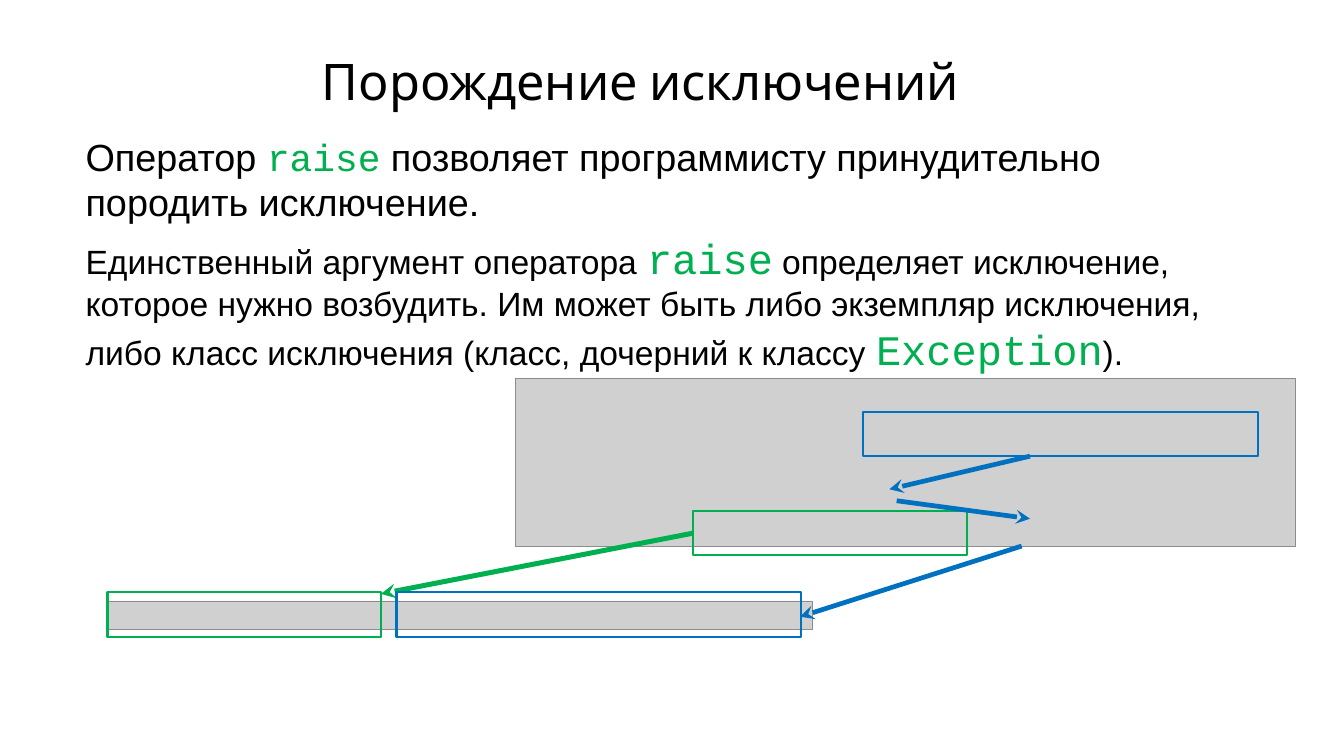
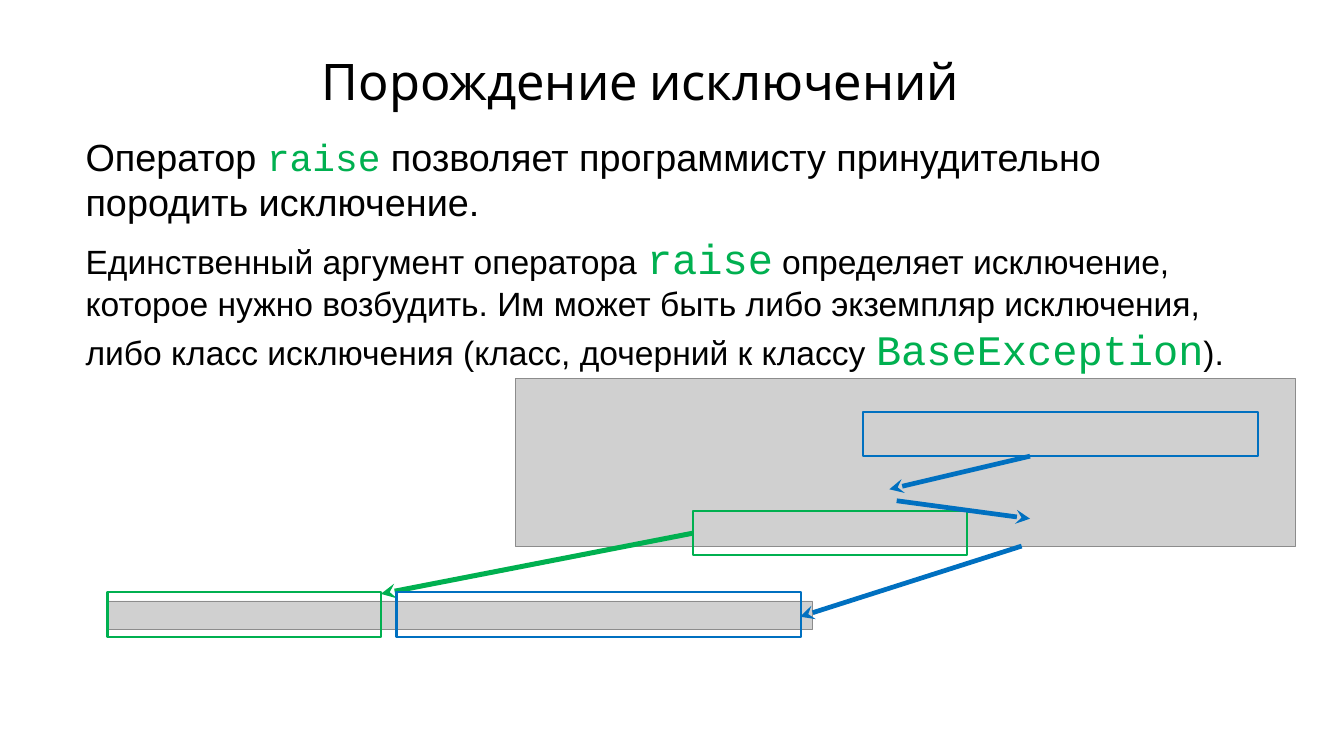
Before and after one commit to maxchv/LearnPython, a slide deck: slide 15 of week05/Exceptions.pptx. Drawn at 1344x756 pixels with LibreOffice and Linux fonts; fonts in the diff are those of the drawing; grey boxes stand for pictures. Boxes give left, top, right and bottom in pixels: in the first picture for what was removed or moved away, otherwise in the second. Text is boxed around its words. In the diff, an @@ line names an element or a change of style, - is before the commit and + after.

```diff
--- a/week05/Exceptions.pptx
+++ b/week05/Exceptions.pptx
@@ text at (86,244,1203,374): text changed @@
-Единственный аргумент оператора raise определяет исключение, которое нужно возбудить. Им может быть либо экземпляр исключения, либо класс исключения (класс, дочерний к классу Exception).
+Единственный аргумент оператора raise определяет исключение, которое нужно возбудить. Им может быть либо экземпляр исключения, либо класс исключения (класс, дочерний к классу BaseException).
```
Also in this commit, not shown: 1 other slide changed, 4 other files.
